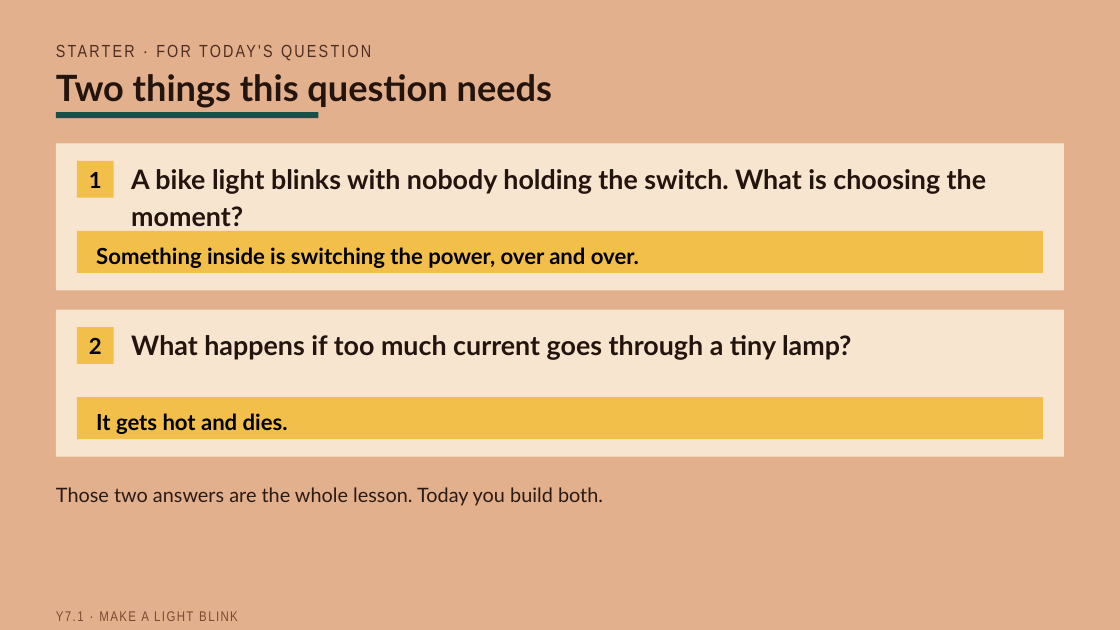
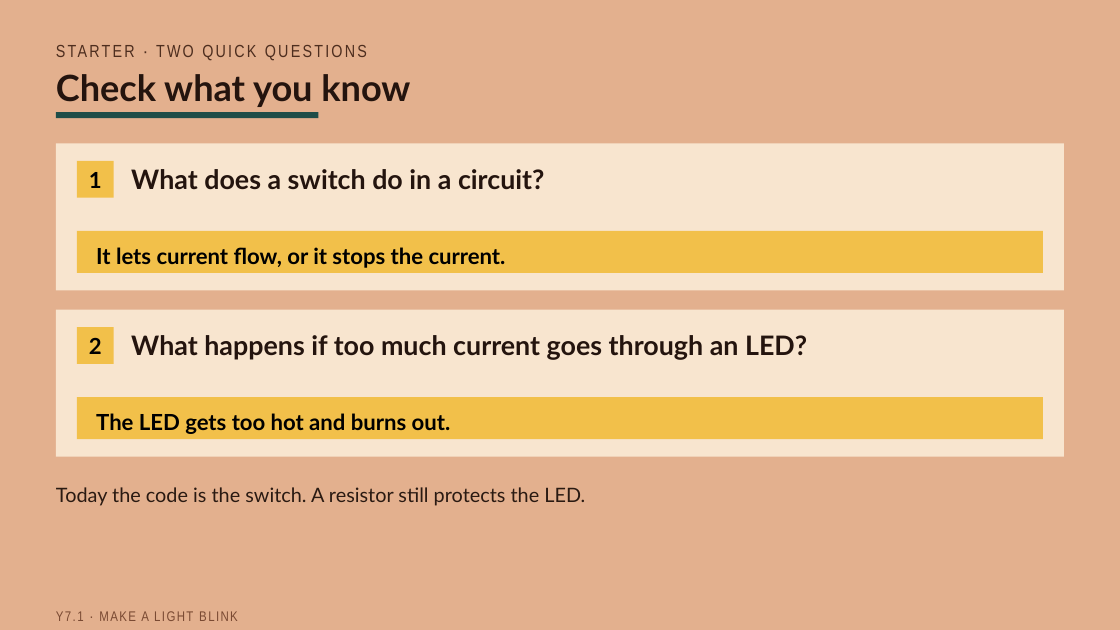
Before and after one commit to beatsaway/luacslides, a slide deck: slide 2 of v2027/Y7-1-A-pin-you-can-switch.pptx. Drawn at 1120x630 pixels with LibreOffice and Linux fonts; fonts in the diff are those of the drawing. Boxes give left, top, right and bottom in pixels: in the first picture for what was removed or moved away, otherwise in the second. Text is boxed around its words. In the diff, an @@ line names an element or a change of style, - is before the commit and + after.

```diff
--- a/v2027/Y7-1-A-pin-you-can-switch.pptx
+++ b/v2027/Y7-1-A-pin-you-can-switch.pptx
@@ text at [56,74,410,107]: text changed @@
-Two things this question needs
+Check what you know
@@ text at [131,169,545,190]: text changed @@
-A bike light blinks with nobody holding the switch. What is choosing the moment?
+What does a switch do in a circuit?
@@ text at [96,247,506,268]: text changed @@
-Something inside is switching the power, over and over.
+It lets current flow, or it stops the current.
@@ text at [131,335,807,360]: text changed @@
-What happens if too much current goes through a tiny lamp?
+What happens if too much current goes through an LED?
@@ text at [96,413,451,434]: text changed @@
-It gets hot and dies.
+The LED gets too hot and burns out.
@@ text at [56,487,585,506]: text changed @@
-Those two answers are the whole lesson. Today you build both.
+Today the code is the switch. A resistor still protects the LED.
```
Also in this commit, not shown: 6 other slides changed, 34 other files.
